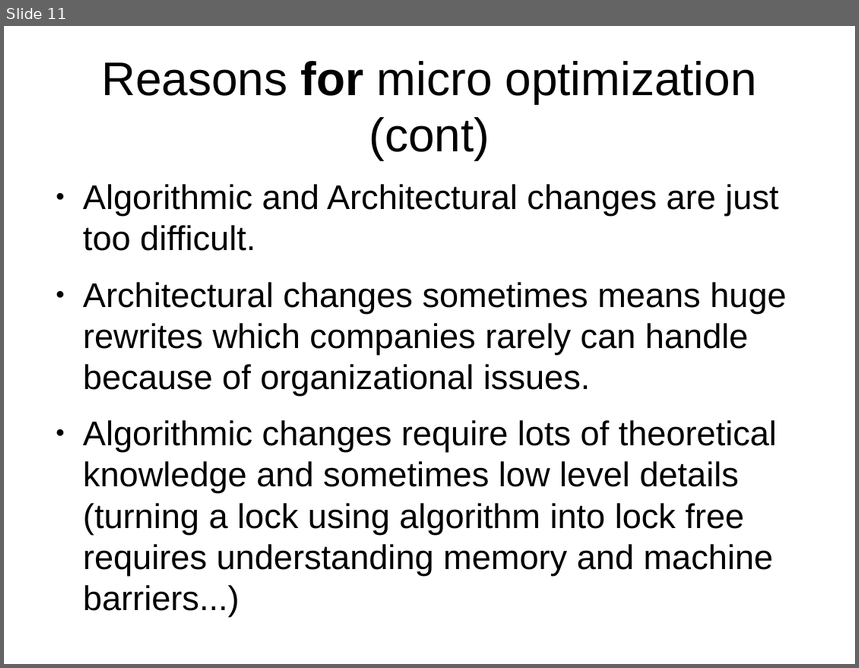
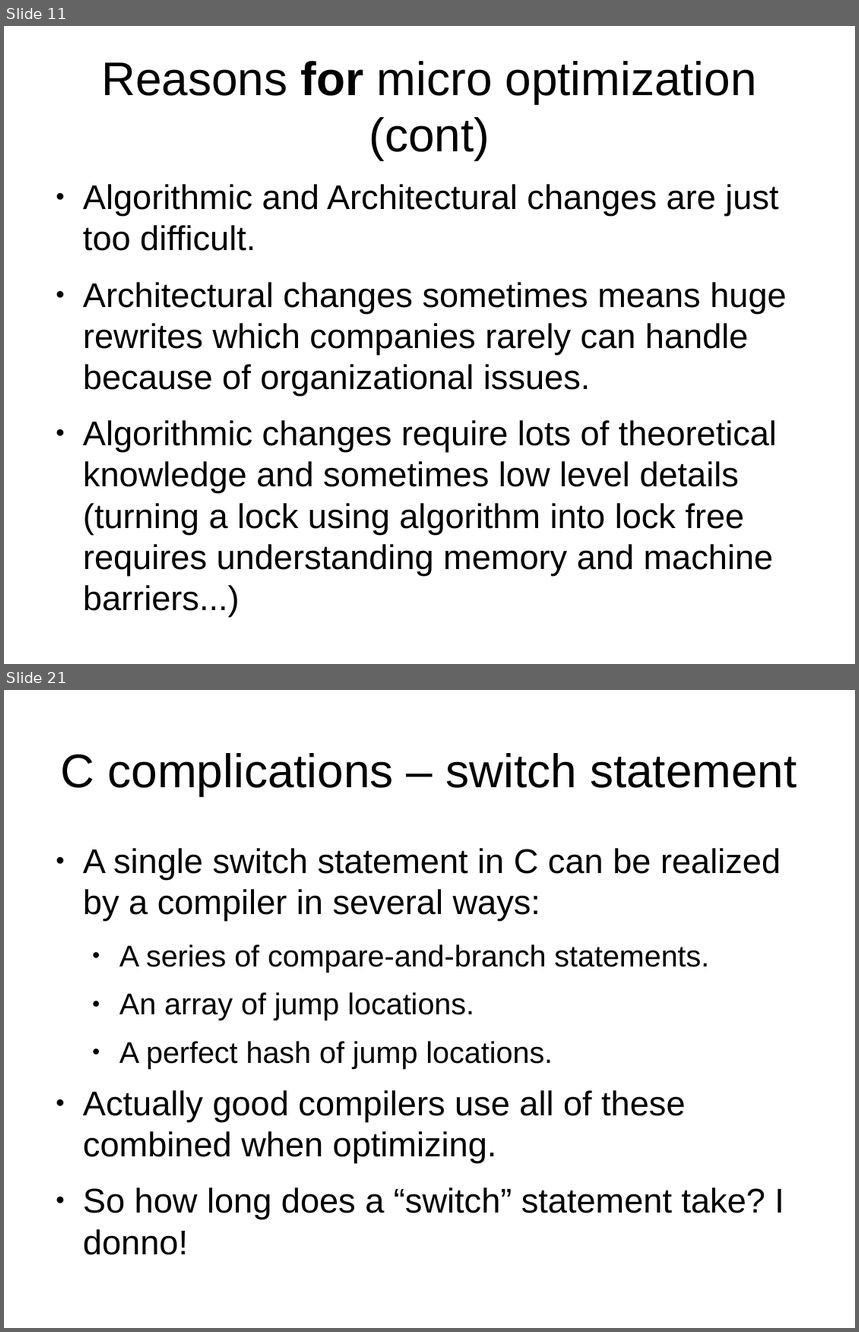
Before and after one commit to veltzer/demos-linux, a slide deck: multi_core/effective_cplusplus.odp. Shown one above the other, each under a label of ours: slide 11 before the commit, slides 11 and 21 after it; the slides between them are not shown. The pictures are 859x668 and 859x1332 pixels, drawn with LibreOffice and Linux fonts; fonts in the diff are those of the drawing. Boxes give left, top, right and bottom in pixels: in the first picture for what was removed or moved away, otherwise in the second. Text is boxed around its words. In the diff, an @@ line names an element or a change of style, - is before the commit and + after.

```diff
--- a/multi_core/effective_cplusplus.odp
+++ b/multi_core/effective_cplusplus.odp
@@ slide 21 added at <box>4,690,855,1328</box>, background #FFFFFF @@
@@ title added at <box>61,753,797,796</box>, 44 pt, text #000000 @@
+C complications – switch statement
@@ text added at <box>83,848,785,1255</box>, 32 pt, text #000000 @@
+● A single switch statement in C can be realized by a compiler in several ways:
+  ● A series of compare-and-branch statements.
+  ● An array of jump locations.
+  ● A perfect hash of jump locations.
+● Actually good compilers use all of these combined when optimizing.
+● So how long does a “switch” statement take? I donno!
```
Also in this commit, not shown: 4 slides changed, 15 other slides added, 1 other file.
